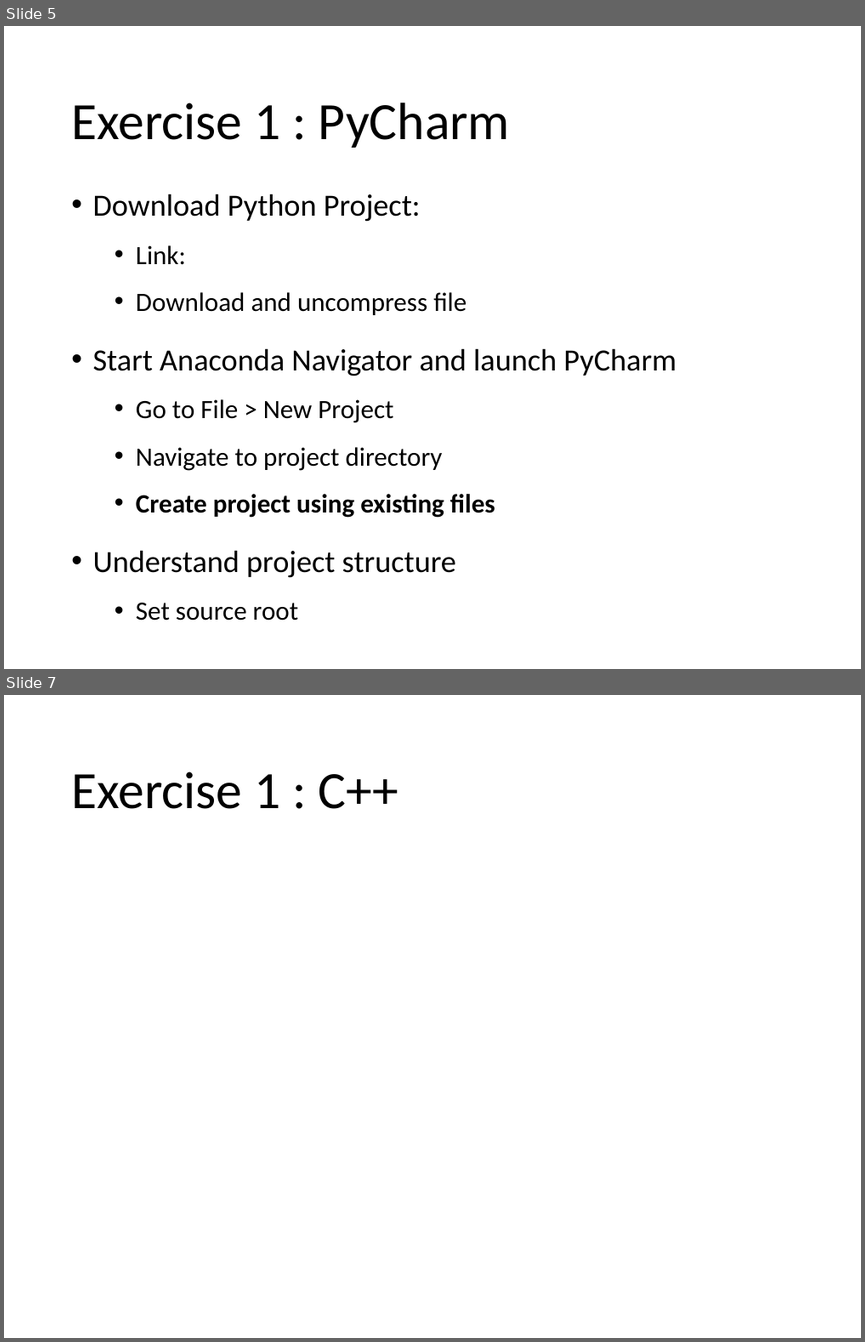
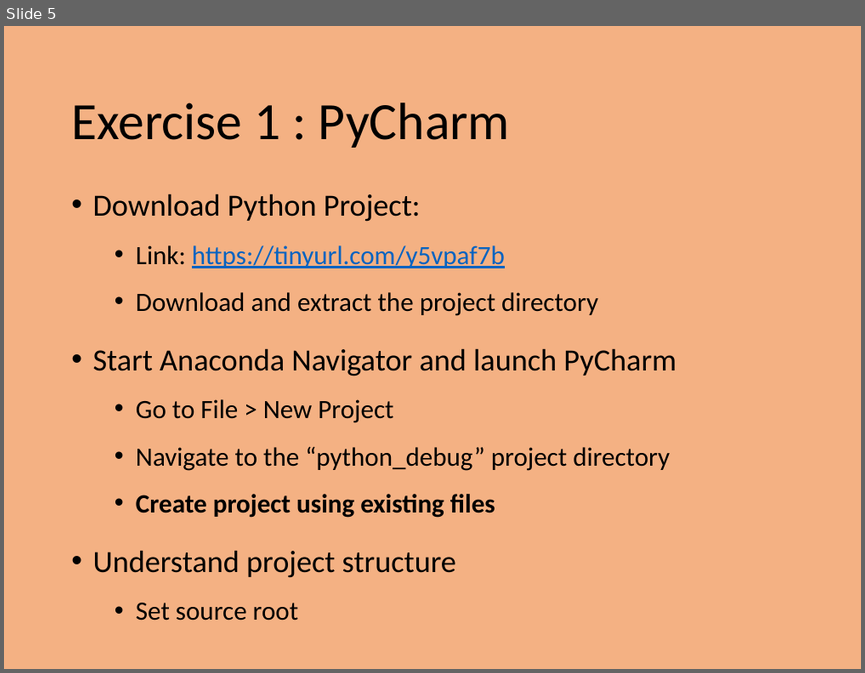
Before and after one commit to PrincetonUniversity/intro_debugging, a slide deck: 01_overview/Introduction_To_Debugging.pptx. Shown one above the other, each under a label of ours: slides 5 and 7 before the commit, slide 5 after it; the slides between them are not shown. The pictures are 865x1342 and 865x673 pixels, drawn with LibreOffice and Linux fonts; fonts in the diff are those of the drawing. Boxes give left, top, right and bottom in pixels: in the first picture for what was removed or moved away, otherwise in the second. Text is boxed around its words. In the diff, an @@ line names an element or a change of style, - is before the commit and + after.

```diff
--- a/01_overview/Introduction_To_Debugging.pptx
+++ b/01_overview/Introduction_To_Debugging.pptx
@@ slide 7 removed at box(4, 695, 861, 1338), background #FFFFFF @@
@@ title removed at box(71, 771, 399, 809) @@
-Exercise 1 : C++
@@ slide 5 changed as well @@
@@ background #FFFFFF to #F4B183 @@
@@ text at box(136, 245, 598, 316): text changed @@
-  • Link:
-  • Download and uncompress file
+  • Link: https://tinyurl.com/y5vpaf7b
+  • Download and extract the project directory
@@ text at box(136, 446, 670, 471): text changed @@
-  • Navigate to project directory
+  • Navigate to the “python_debug” project directory
```
Also in this commit, not shown: 5 other slides changed, 4 slides added, 10 other files.
